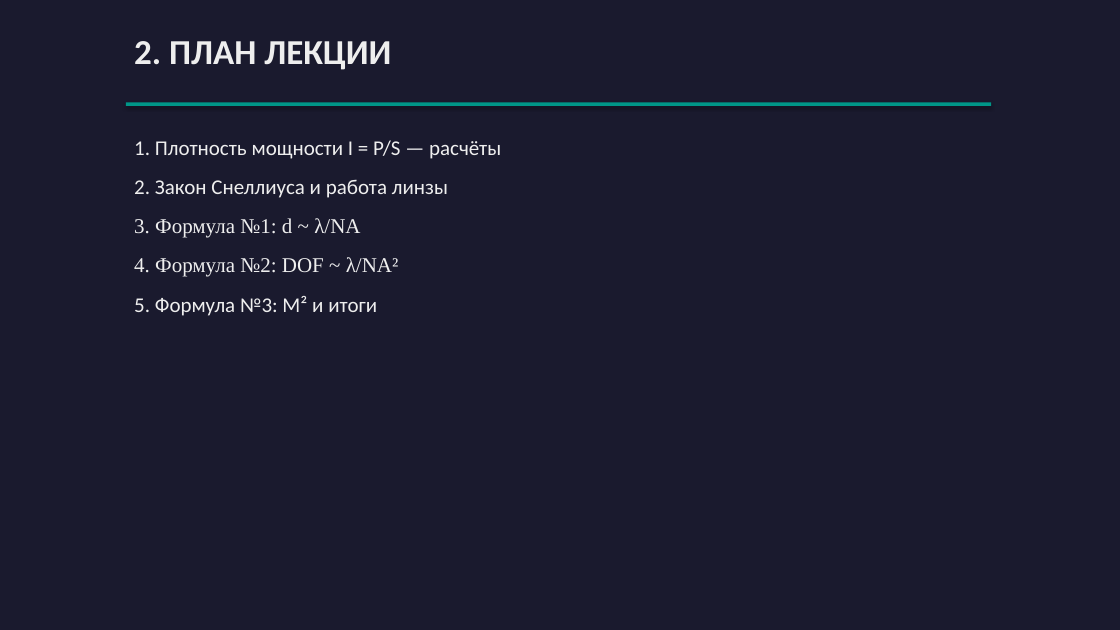
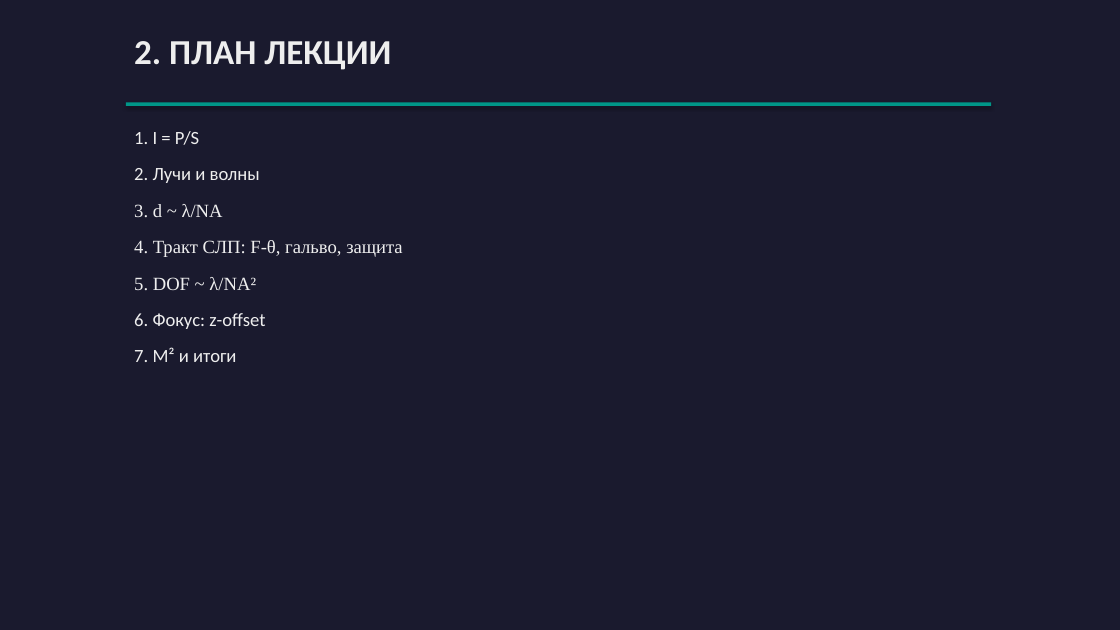
Before and after one commit to Evgeniy-makdak/Lecture-5, a slide deck: slide 2 of Лекция_5_Геометрическая_оптика.pptx. Drawn at 1120x630 pixels with LibreOffice and Linux fonts; fonts in the diff are those of the drawing. Boxes give left, top, right and bottom in pixels: in the first picture for what was removed or moved away, otherwise in the second. Text is boxed around its words. In the diff, an @@ line names an element or a change of style, - is before the commit and + after.

```diff
--- a/Лекция_5_Геометрическая_оптика.pptx
+++ b/Лекция_5_Геометрическая_оптика.pptx
@@ text at [134, 131, 402, 362]: text changed; size 18 to 16 pt; font Calibri to Times New Roman @@
-1. Плотность мощности I = P/S — расчёты
-2. Закон Снеллиуса и работа линзы
-3. Формула №1: d ~ λ/NA
-4. Формула №2: DOF ~ λ/NA²
-5. Формула №3: M² и итоги
+1. I = P/S
+2. Лучи и волны
+3. d ~ λ/NA
+4. Тракт СЛП: F-θ, гальво, защита
+5. DOF ~ λ/NA²
+6. Фокус: z-offset
+7. M² и итоги
```
Also in this commit, not shown: 4 other slides changed, 4 slides added, 2 slides removed, 4 other files.
